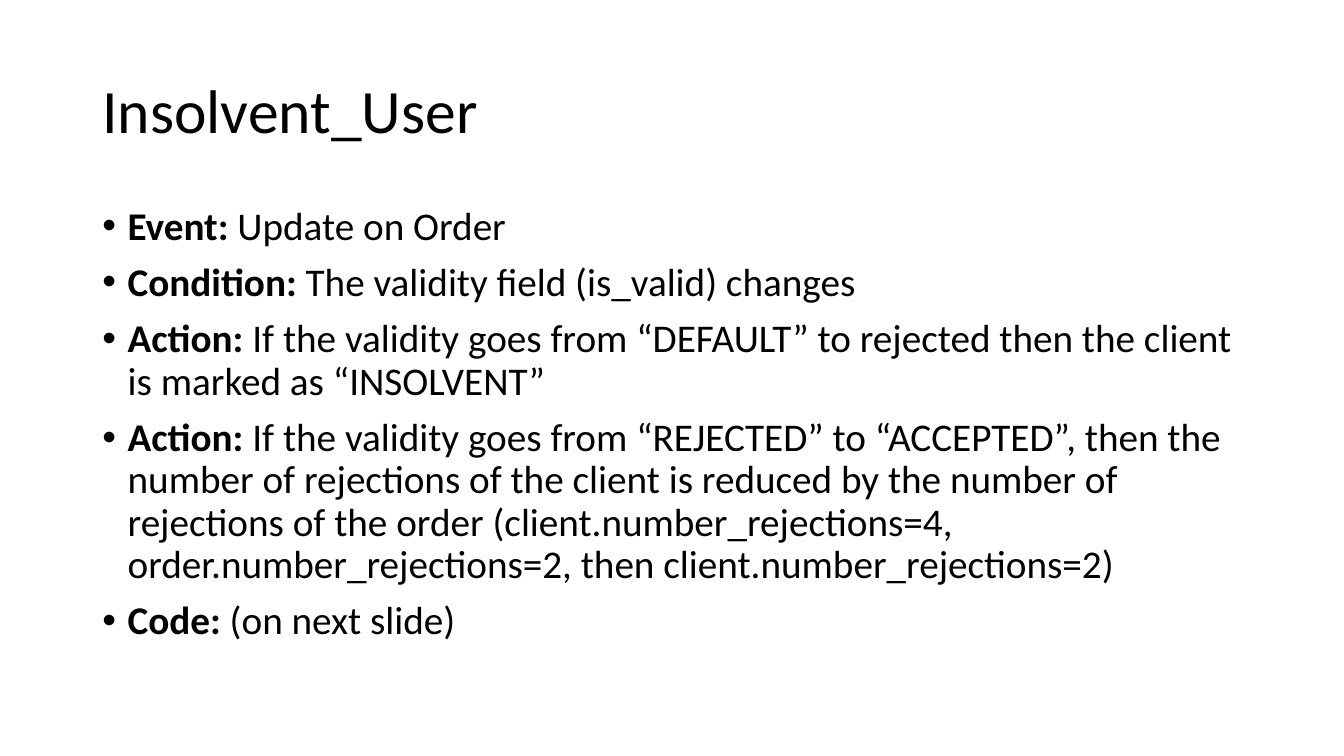
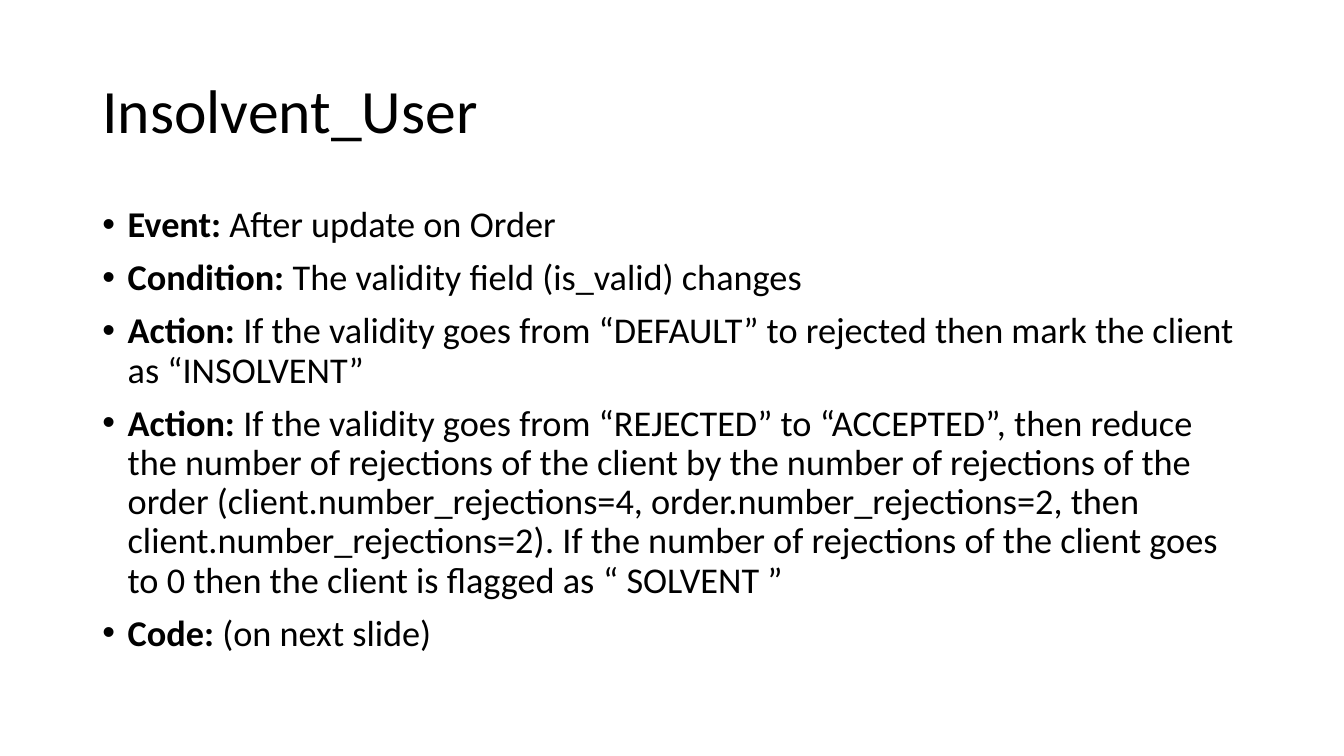
Before and after one commit to mark-2389/TelcoService_SC42, a slide deck: slide 11 of diagrams/TelcoService.pptx. Drawn at 1344x756 pixels with LibreOffice and Linux fonts; fonts in the diff are those of the drawing. Boxes give left, top, right and bottom in pixels: in the first picture for what was removed or moved away, otherwise in the second. Text is boxed around its words. In the diff, an @@ line names an element or a change of style, - is before the commit and + after.

```diff
--- a/diagrams/TelcoService.pptx
+++ b/diagrams/TelcoService.pptx
@@ text at (128, 211, 556, 243): text changed; size 28 to 25.9 pt @@
-• Event: Update on Order
+• Event: After update on Order
@@ text at (128, 263, 802, 651): size 28 to 25.9 pt in "Condition: The validity field (is_valid) changes", "Code: (on next slide)" @@
@@ text at (128, 317, 1233, 600): text changed; size 28 to 25.9 pt @@
-• Action: If the validity goes from “DEFAULT” to rejected then the client is marked as “INSOLVENT”
-• Action: If the validity goes from “REJECTED” to “ACCEPTED”, then the number of rejections of the client is reduced by the number of rejections of the order (client.number_rejections=4, order.number_rejections=2, then client.number_rejections=2)
+• Action: If the validity goes from “DEFAULT” to rejected then mark the client as “INSOLVENT”
+• Action: If the validity goes from “REJECTED” to “ACCEPTED”, then reduce the number of rejections of the client by the number of rejections of the order (client.number_rejections=4, order.number_rejections=2, then client.number_rejections=2). If the number of rejections of the client goes to 0 then the client is flagged as “ SOLVENT ”
```
Also in this commit, not shown: 20 other slides changed, 43 slides added, 13 slides removed, 4 other files.
